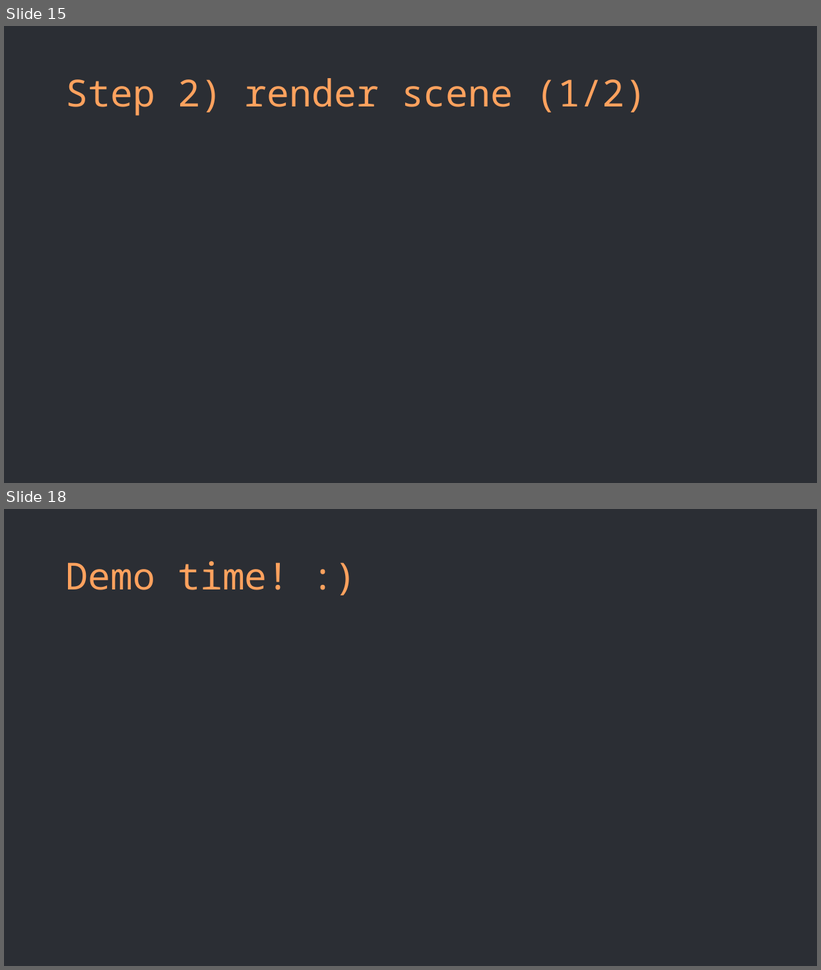
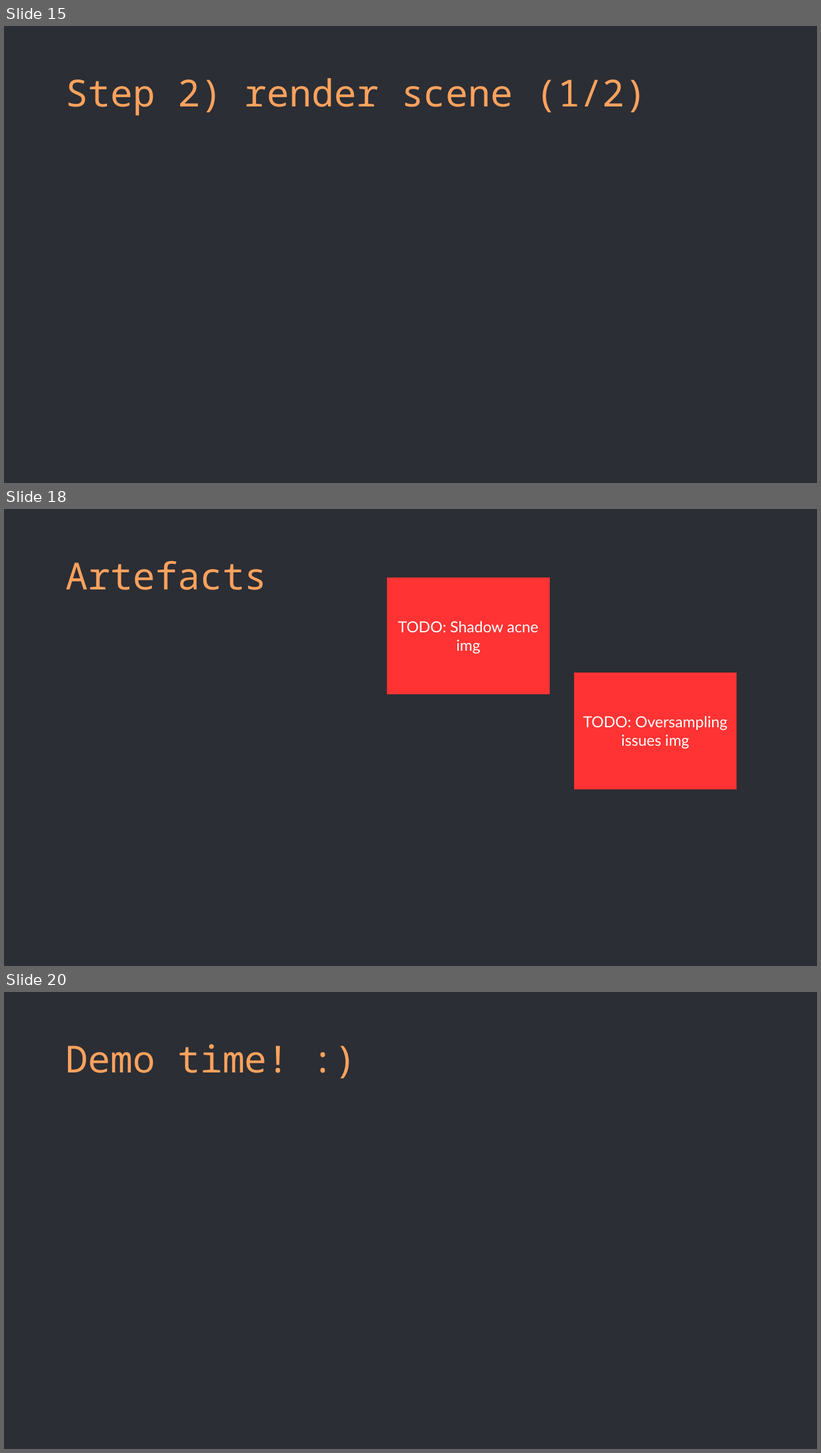
Before and after one commit to Alba-NR/ShadowMapping_TechTalk, a slide deck: slides/slides.pptx. Shown one above the other, each under a label of ours: slides 15 and 18 before the commit, slides 15, 18 and 20 after it; the slides between them are not shown. The pictures are 821x970 and 821x1453 pixels, drawn with LibreOffice and Linux fonts; fonts in the diff are those of the drawing; grey boxes stand for pictures. Boxes give left, top, right and bottom in pixels: in the first picture for what was removed or moved away, otherwise in the second. Text is boxed around its words. In the diff, an @@ line names an element or a change of style, - is before the commit and + after.

```diff
--- a/slides/slides.pptx
+++ b/slides/slides.pptx
@@ slide 18 added at <box>4,509,817,966</box>, background #2B2E34 @@
@@ title added at <box>66,561,267,590</box>, 44 pt, text #FFA25E @@
+Artefacts
@@ rectangle added at <box>387,578,550,694</box>, fill #FF3333, 18 pt, text #FFFFFF @@
+TODO: Shadow acne img
@@ rectangle added at <box>574,673,737,789</box>, fill #FF3333, 18 pt, text #FFFFFF @@
+TODO: Oversampling issues img
@@ what was slide 18 is now slide 20 @@
```
Also in this commit, not shown: 3 slides changed, 1 other slide added.
